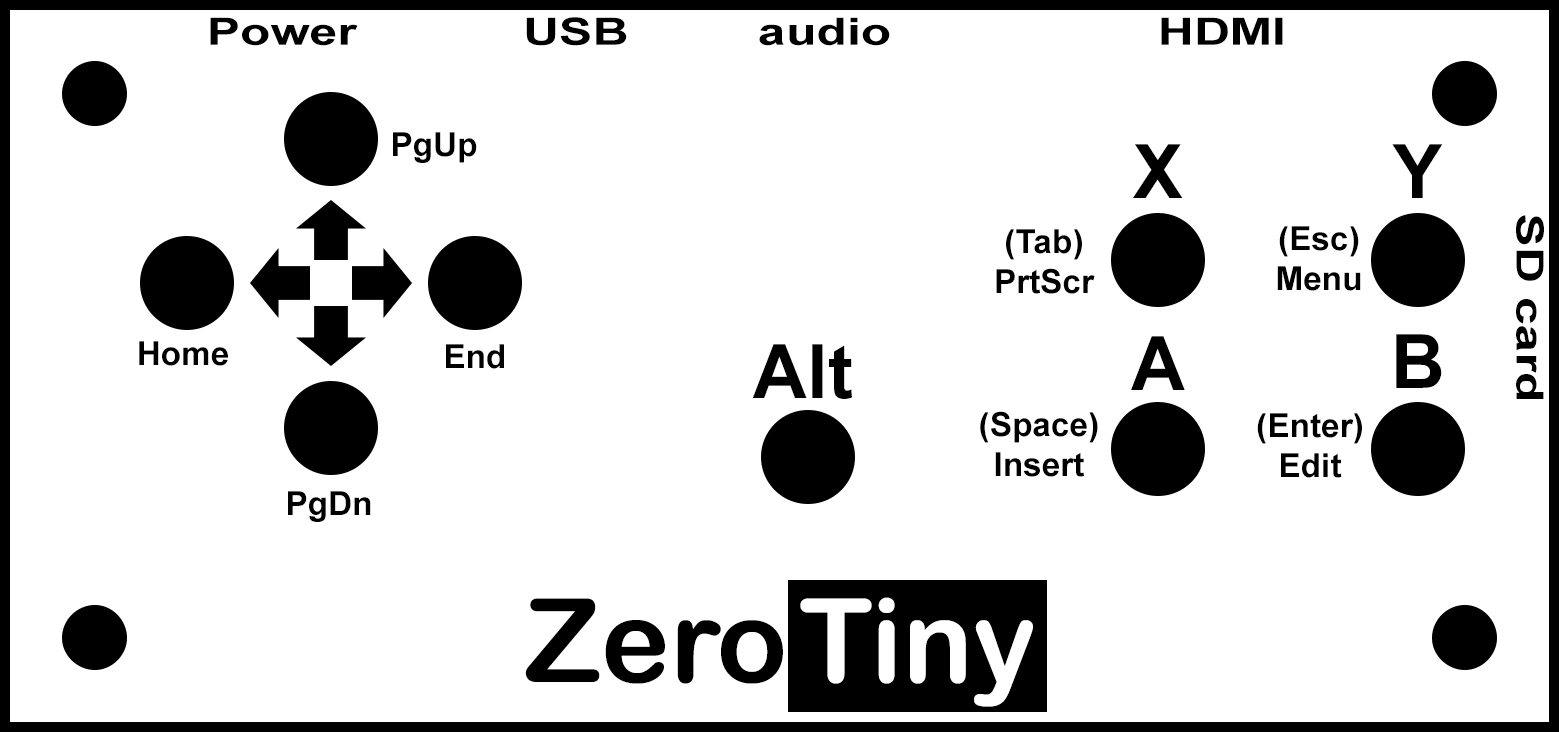
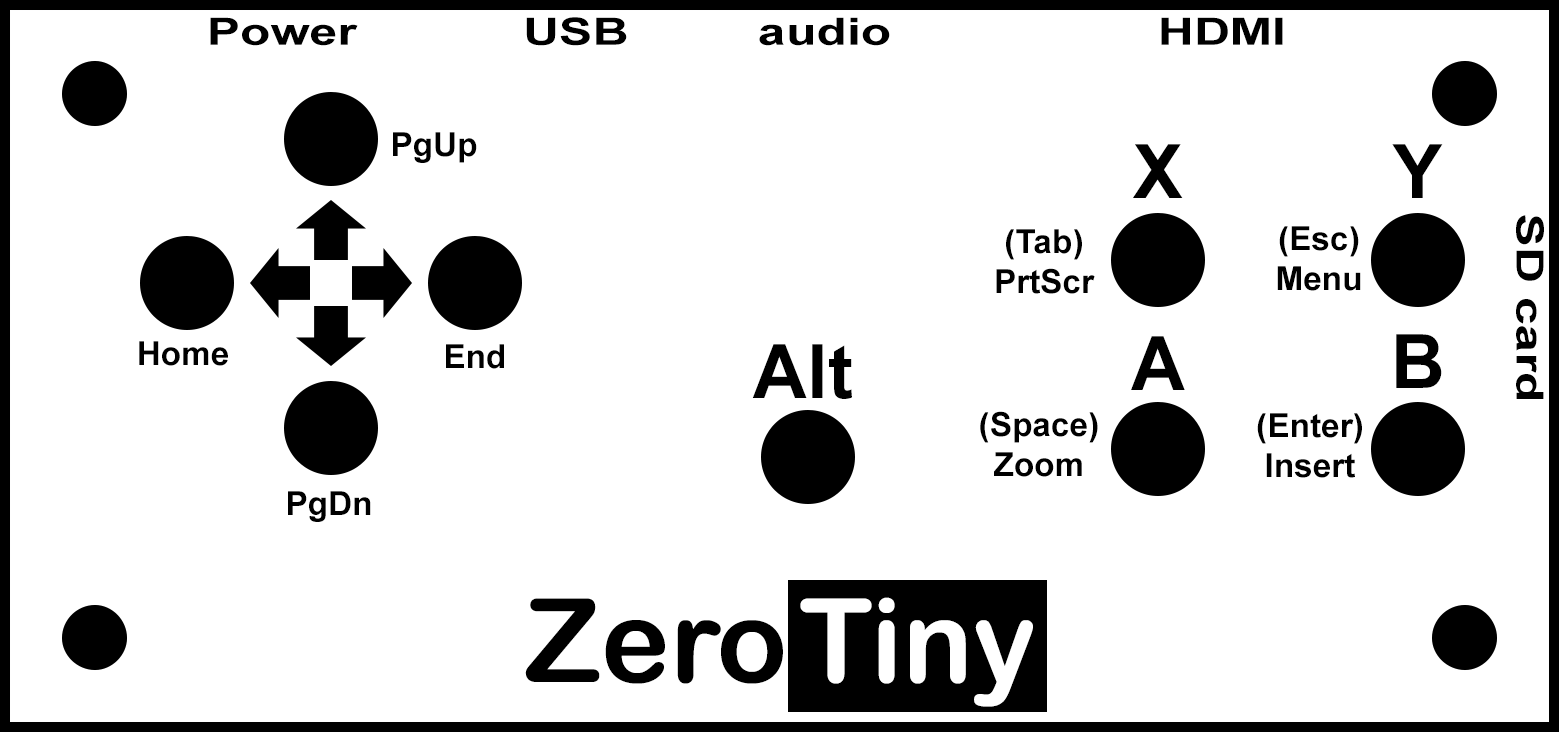
The second 1559px x 732px image is a revision of the first. Changes to its layers:
renamed "(Enter) Edit" to "(Enter) Insert", painted on it over [1266, 453, 1355, 478]
renamed "(Space) Insert" to "(Space) Zoom", painted on it over [994, 452, 1084, 477]